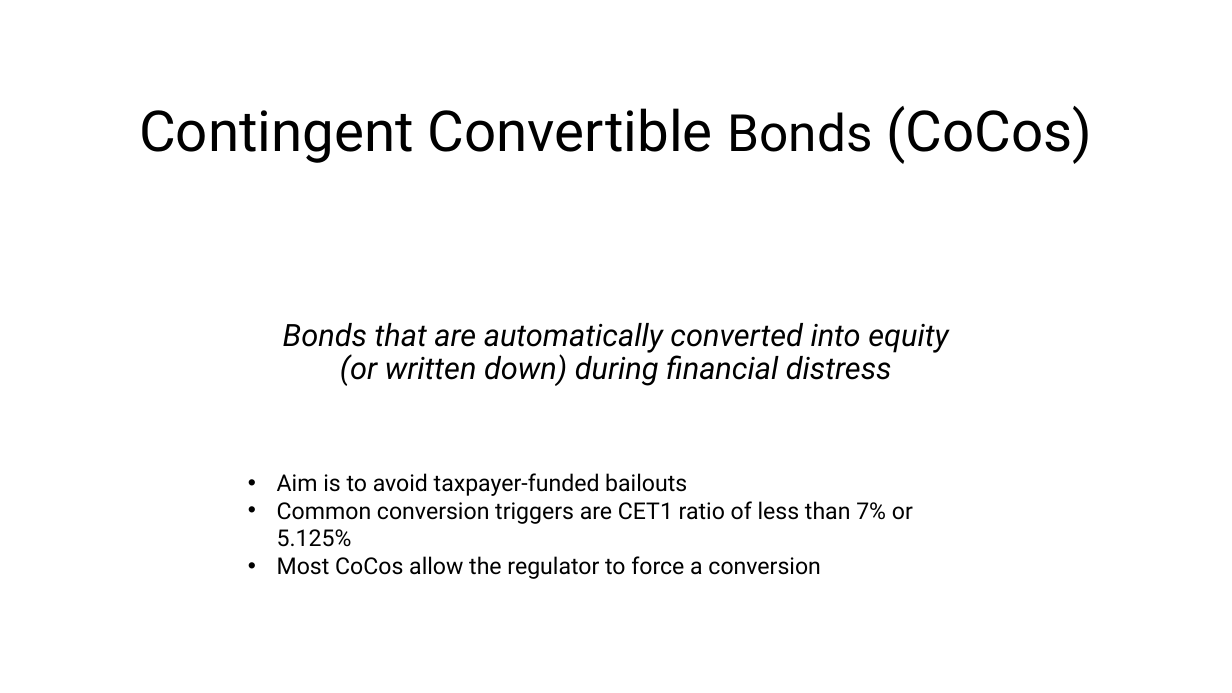
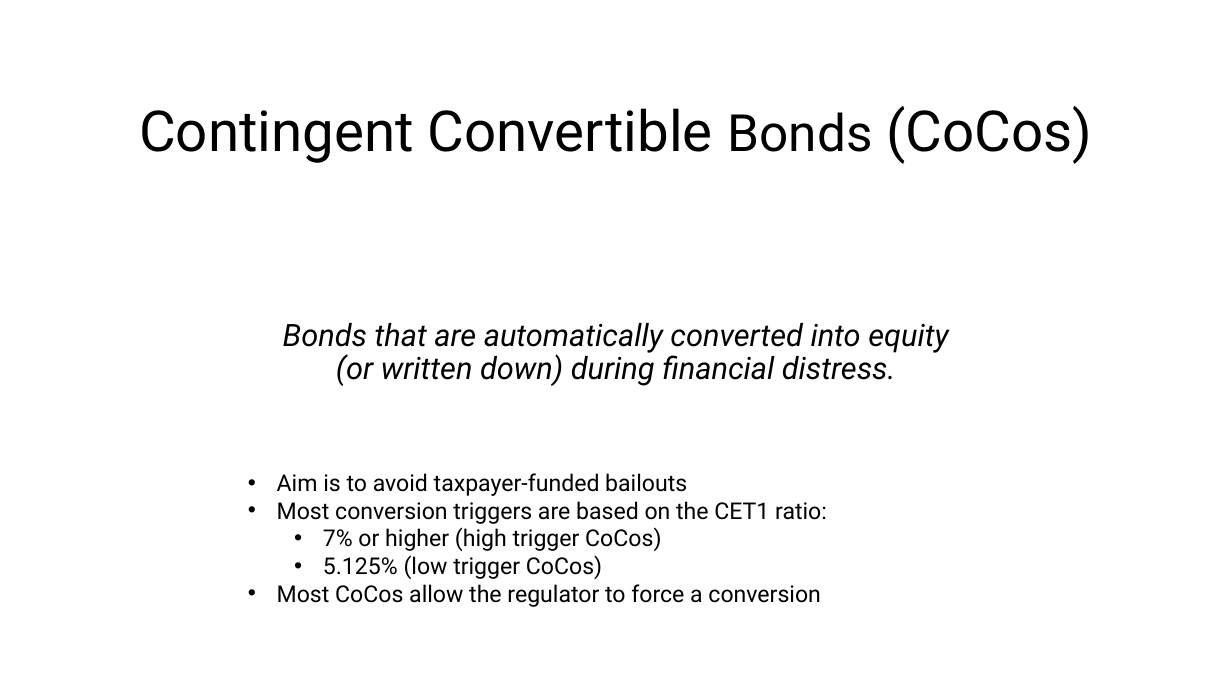
Before and after one commit to steinarb1234/DCL_coco_bond, a slide deck: slide 2 of Enhancing Bank Robustness through Dynamic Control of Leverage.pptx. Drawn at 1232x693 pixels with LibreOffice and Linux fonts; fonts in the diff are those of the drawing. Boxes give left, top, right and bottom in pixels: in the first picture for what was removed or moved away, otherwise in the second. Text is boxed around its words. In the diff, an @@ line names an element or a change of style, - is before the commit and + after.

```diff
--- a/Enhancing Bank Robustness through Dynamic Control of Leverage.pptx
+++ b/Enhancing Bank Robustness through Dynamic Control of Leverage.pptx
@@ text at bbox=[283, 323, 948, 386]: text changed @@
-Bonds that are automatically converted into equity (or written down) during financial distress
+Bonds that are automatically converted into equity (or written down) during financial distress.
@@ text at bbox=[277, 501, 827, 579]: text changed @@
-• Common conversion triggers are CET1 ratio of less than 7% or 5.125%
+• Most conversion triggers are based on the CET1 ratio:
+  • 7% or higher (high trigger CoCos)
+  • 5.125% (low trigger CoCos)
```
Also in this commit, not shown: 15 other slides changed, 3 slides added, 4 slides removed.
